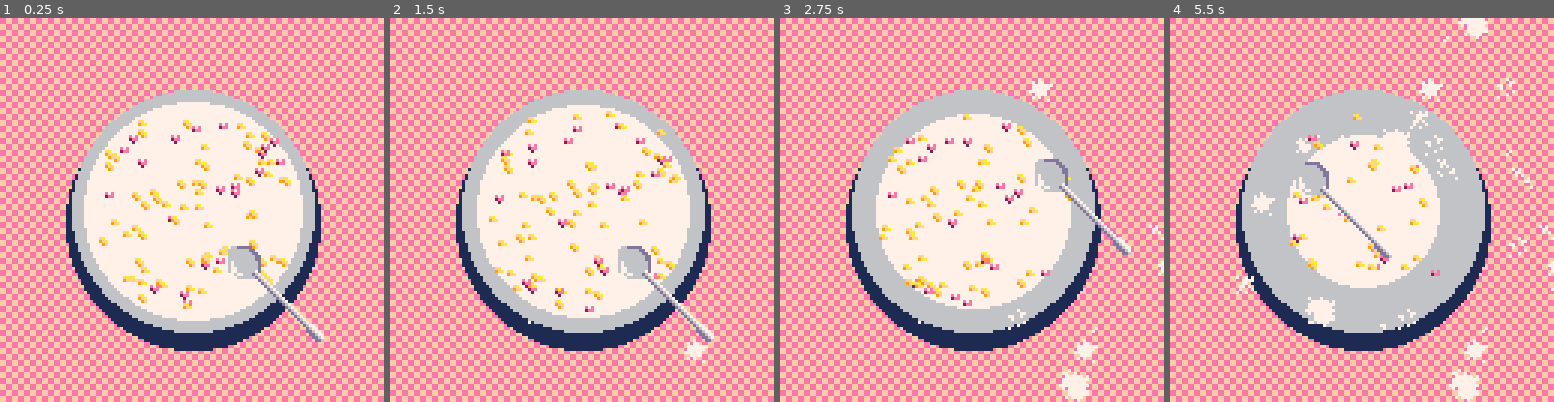
Above: before the commit, frames 1-4 (left to right).
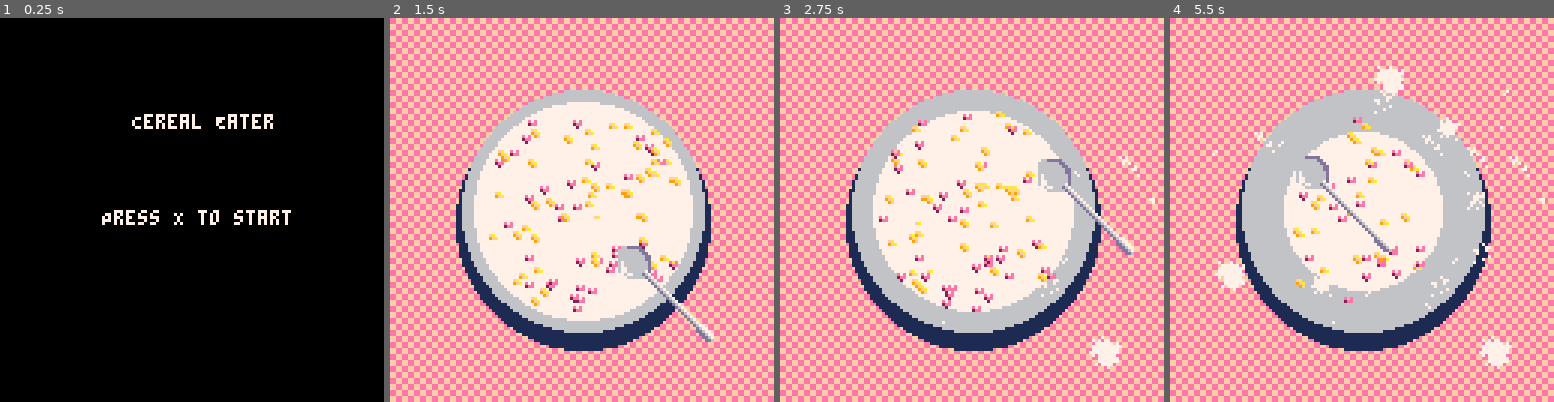
Above: after the commit, the same moments.

Repository: oddgoo/pico8-games
Game: PICO-8 cartridge cereal-eater.p8
Two runs of this game, one before a commit and one after it. Both use one fixed random seed, a clock stepped at 60 frames per second and the inputs below.
Inputs:
- Up to frame 1 (0.25 s): no input
- Up to frame 2 (1.5 s): tap X (X key) at 0.33, 1.07 s; tap O (Z key) at 0.7 s
- Up to frame 3 (2.75 s): hold Right 1.6-2.1 s; tap O (Z key) at 1.7, 2.1, 2.5 s; tap X (X key) at 1.85 s; hold Up 2.15-2.42 s; hold Right from 2.47 s (still down)
- Up to frame 4 (5.5 s): tap O (Z key) every 0.4 s from 2.9 to 5.3 s; tap X (X key) at 2.97, 4.08, 5.2 s; release Right at 3.03 s; hold Left 3.08-3.58 s; hold Down 3.63-3.97 s; hold Right 4.02-4.68 s; hold Up 4.73-5.03 s; hold Left from 5.08 s (still down)

The runs differ from the first frame. In frame 1, 99% of the frame differs, in the area x 0-100%, y 0-100%; in frame 2, 5.9%; in frame 3, 7.0%; in frame 4, 8.4%.

Commit message:
Cereal eater: added basic scene control and year selection

Diff:
--- a/cereal-eater.p8
+++ b/cereal-eater.p8
@@ -5,34 +5,67 @@
 center = 64
 t=0
 
+game_state = "title"
+selected_year = 1
+years = {
+    {bg=0xef, milk=7, flakes={1,2}},
+    {bg=0x03, milk=14, flakes={2,3}},
+    {bg=0x07, milk=2, flakes={3,4}}
+}
 function _init()
+	 -- Initialize title screen
+end
+
+function _update()
+	if game_state == "title" then
+	 if btnp(❎) then game_state = "year_select" end
+	elseif game_state == "year_select" then
+	 if btnp(⬅️) then selected_year = max(1, selected_year - 1) end
+	 if btnp(➡️) then selected_year = min(#years, selected_year + 1) end
+	 if btnp(❎) then start_game() end
+	else
+	 t=t+1
+	 move_spoon()
+	end
+end
+
+function start_game()
 	setup_flakes()
-end
-
-function _update()
- t=t+1
- move_spoon()
+	game_state = "game"
 end
 
 function _draw()
-
- fillp(0b1100110000110011)
- rectfill(0,0,128,128,0xef)
- fillp()
-
- circfill(64,68,42,1)
- circfill(64,64,40,6)
- circfill(64,64,20,15)
- circfill(64,64,radius+4,7)
-
- draw_splashes()
-
- move_flakes()
- collide_flakes()
- bound_flakes()
- draw_flakes()
-
- update_spoon()
+	if game_state == "title" then
+	 cls()
+	 print("Cereal Eater", 44, 32, 7)
+	 print("Press X to start", 34, 64, 7)
+	elseif game_state == "year_select" then
+	 cls()
+	 print("Select Year", 44, 32, 7)
+	 print("<- Year " .. selected_year .. " ->", 34, 64, 7)
+	else
+	 local year = years[selected_year]
+
+	 -- Background
+	 fillp(0b1100110000110011)
+	 rectfill(0,0,128,128,year.bg)
+	 fillp()
+
+	 -- Bowl and milk
+	 circfill(64,68,42,1)
+	 circfill(64,64,40,6)
+	 circfill(64,64,20,15)
+	 circfill(64,64,radius+4,year.milk)
+
+	 draw_splashes()
+
+	 move_flakes()
+	 collide_flakes()
+	 bound_flakes()
+	 draw_flakes()
+
+	 update_spoon()
+	end
 end
 
 -->8
@@ -121,42 +154,42 @@
 flake_amount = 90
 
 function setup_flakes()
-	flakes = {}
-	for i=1,flake_amount do
-	 add(flakes, {
-	  id = i,
-	  x = 64-radius+rnd(radius*2),
-	  y = 64-radius+rnd(radius*2),
-	  a = {x=rnd(4)-2, y=rnd(4)-2},
-	  s = ceil(rnd(1.2)),
-	  b = rnd(6)
-	 })
-	end
-   end
+    flakes = {}
+    local year = years[selected_year]
+    for i=1,flake_amount do
+        add(flakes, {
+            id = i,
+            x = 64-radius+rnd(radius*2),
+            y = 64-radius+rnd(radius*2),
+            a = {x=rnd(4)-2, y=rnd(4)-2},
+            s = year.flakes[flr(rnd(2))+1], -- Randomly select one of the two sprites
+            b = rnd(6)
+        })
+    end
+end
 
 function draw_flakes()
-	for f in all(flakes) do
-		sspr(
-		flake_s[f.s].x,
-		flake_s[f.s].y,
-		flake_s[f.s].w,
-		flake_s[f.s].h-flr(f.b),
-		f.x,f.y-flr(f.b))
-	end
-
-	for f in all(dry_flakes) do
-		sspr(
-		flake_s[f.s].x,
-		flake_s[f.s].y,
-		flake_s[f.s].w,
-		flake_s[f.s].h-flr(f.b),
-		f.x,f.y-flr(f.b),
-		flake_s[f.s].w,
-		flake_s[f.s].h-flr(f.b),
-		false,false)
-	end
-end
-
+    for f in all(flakes) do
+        sspr(
+        flake_s[f.s].x,
+        flake_s[f.s].y,
+        flake_s[f.s].w,
+        flake_s[f.s].h-flr(f.b),
+        f.x,f.y-flr(f.b))
+    end
+
+    for f in all(dry_flakes) do
+        sspr(
+        flake_s[f.s].x,
+        flake_s[f.s].y,
+        flake_s[f.s].w,
+        flake_s[f.s].h-flr(f.b),
+        f.x,f.y-flr(f.b),
+        flake_s[f.s].w,
+        flake_s[f.s].h-flr(f.b),
+        false,false)
+    end
+end
 --flakes[i][1] + flakes[i].a[1],
 --flakes[i][2] + flakes[i].a[2],
 
@@ -276,6 +309,7 @@
 flake_s[1] = {x=45,y=5,w=3,h=3}
 flake_s[2] = {x=45,y=0,w=3,h=3}
 flake_s[3] = {x=40,y=0,w=3,h=3}
+flake_s[4] = {x=40,y=5,w=3,h=3}
 
 splash_s = {}
 splash_s[1] = {x=64,y=0,w=2,h=2}
